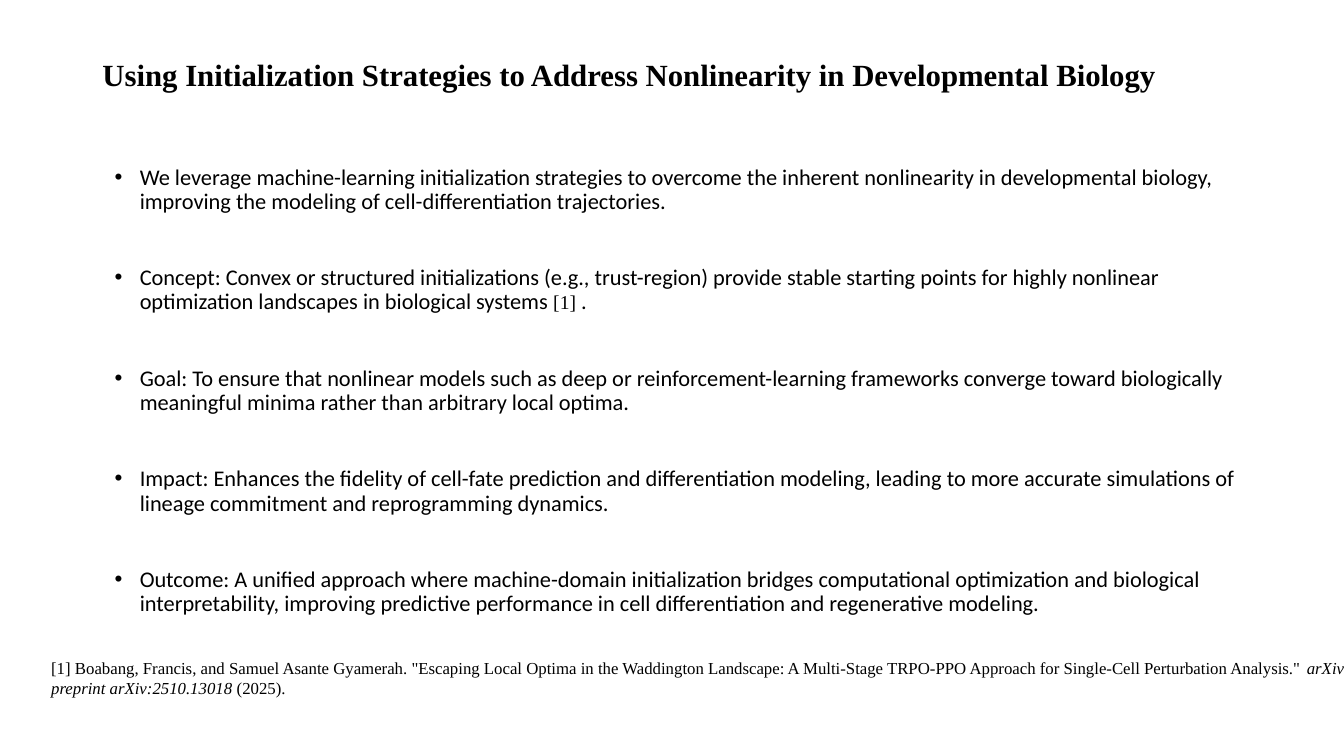
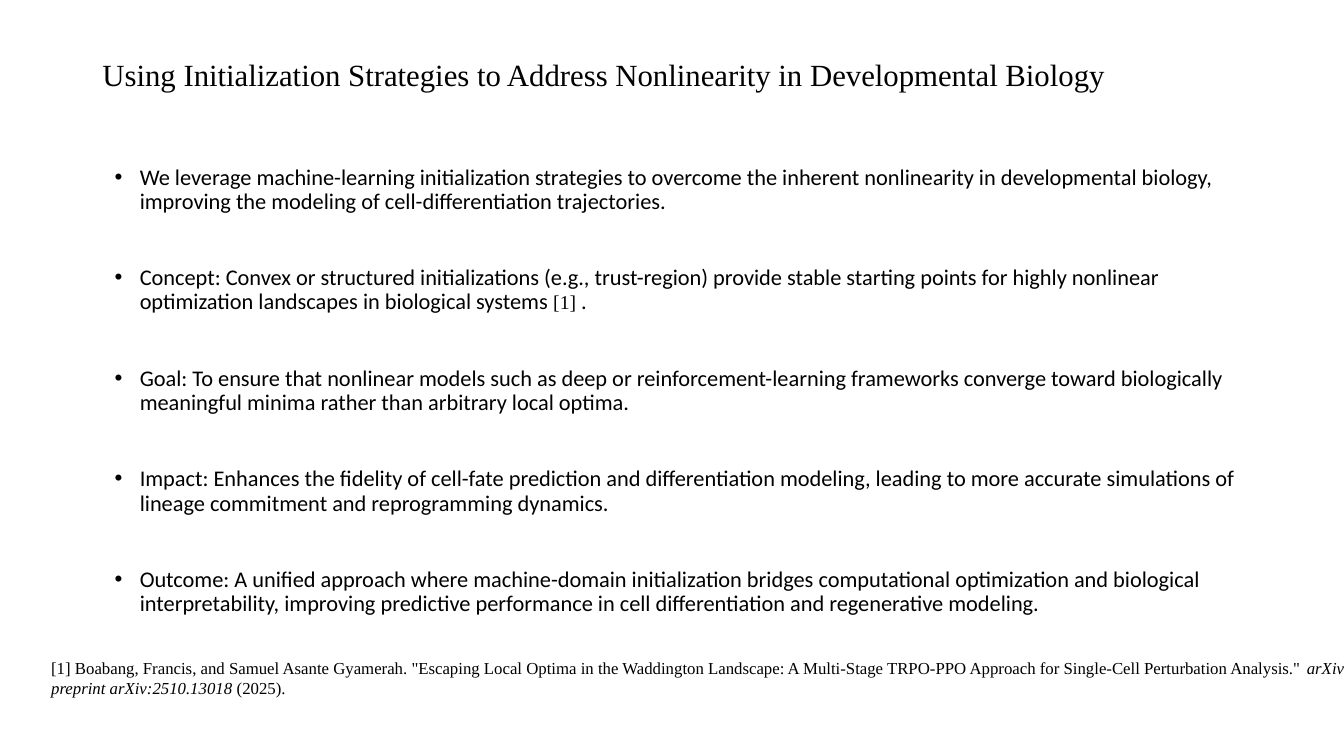
Before and after one commit to boabangf/GNN_RL_gene_trajectory_perturbation, a slide deck: slide 5 of ppt slides for omic codeathon (1) (1).pptx (slide 4 before the commit). Drawn at 1344x756 pixels with LibreOffice and Linux fonts; fonts in the diff are those of the drawing. Boxes give left, top, right and bottom in pixels: in the first picture for what was removed or moved away, otherwise in the second. Text is boxed around its words. In the diff, an @@ line names an element or a change of style, - is before the commit and + after.

```diff
--- a/ppt slides for omic codeathon (1) (1).pptx
+++ b/ppt slides for omic codeathon (1) (1).pptx
@@ title "Using Initialization Strategies to Address ..." at box(102, 64, 1104, 92): bold off @@
```
Also in this commit, not shown: 4 other slides changed, 5 slides added.
